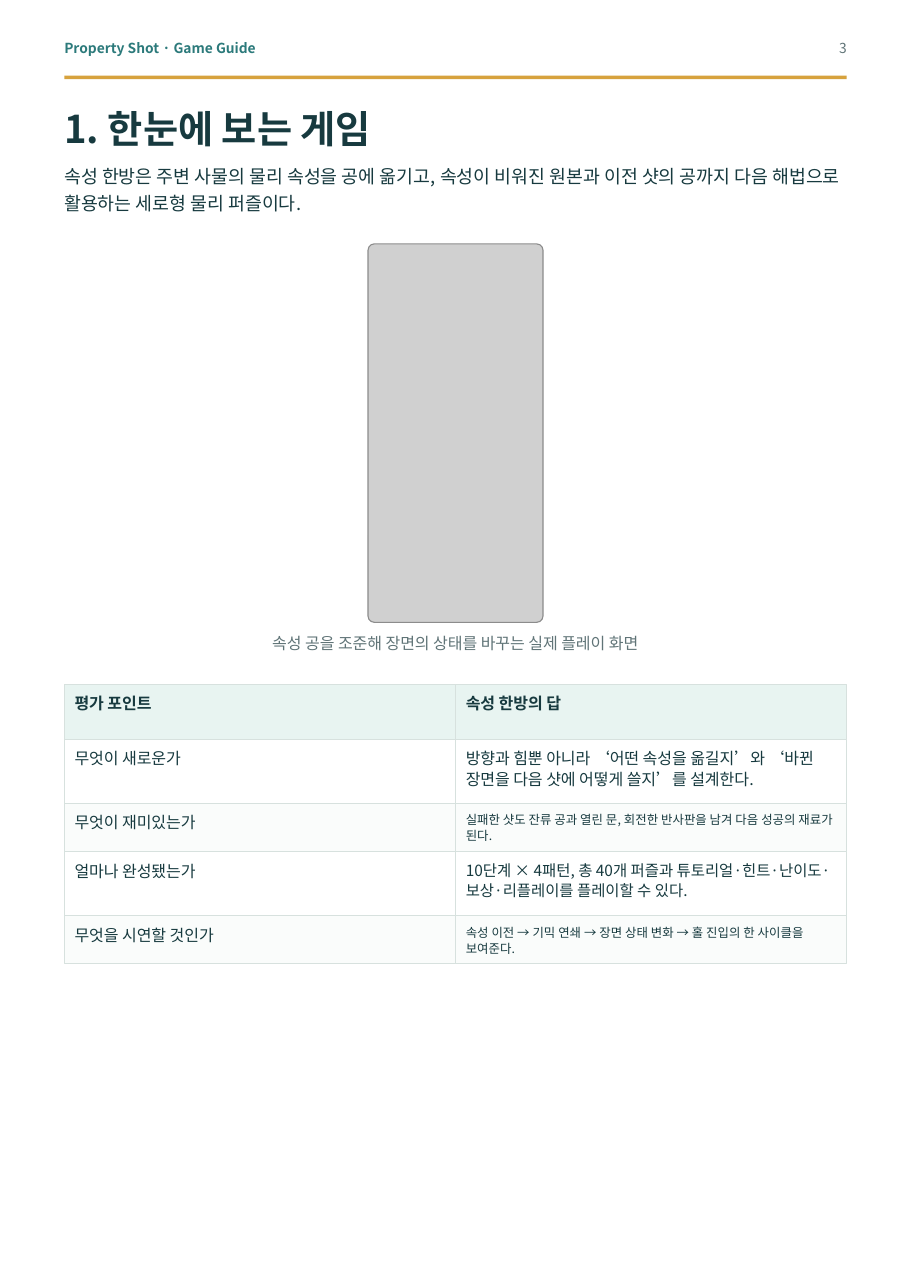
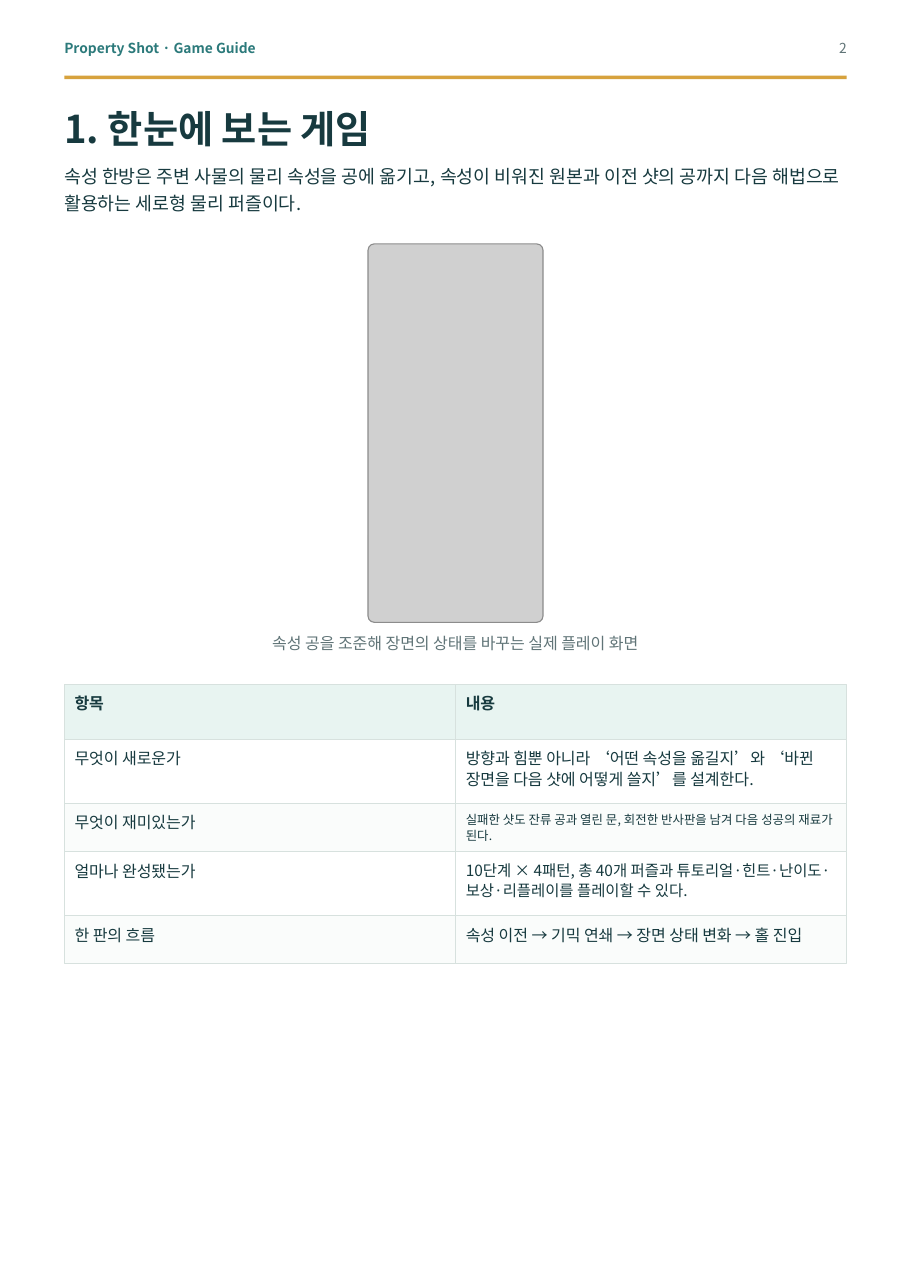
Before and after one commit to good5229/Property_shot, a slide deck: slide 2 of report/dist/property_shot_game_guide.pptx (slide 3 before the commit). Drawn at 911x1288 pixels with LibreOffice and Linux fonts; fonts in the diff are those of the drawing; grey boxes stand for pictures. Boxes give left, top, right and bottom in pixels: in the first picture for what was removed or moved away, otherwise in the second. Text is boxed around its words. In the diff, an @@ line names an element or a change of style, - is before the commit and + after.

```diff
--- a/report/dist/property_shot_game_guide.pptx
+++ b/report/dist/property_shot_game_guide.pptx
@@ text at [839, 43, 847, 53]: text changed @@
-3
+2
@@ text at [75, 695, 104, 711]: text changed @@
-평가 포인트
+항목
@@ text at [466, 695, 495, 711]: text changed @@
-속성 한방의 답
+내용
@@ text at [75, 927, 155, 943]: text changed @@
-무엇을 시연할 것인가
+한 판의 흐름
@@ text at [466, 927, 802, 943]: text changed; size 8.1 to 10.5 pt @@
-속성 이전 → 기믹 연쇄 → 장면 상태 변화 → 홀 진입의 한 사이클을 보여준다.
+속성 이전 → 기믹 연쇄 → 장면 상태 변화 → 홀 진입
```
Also in this commit, not shown: 11 other slides changed, 3 slides removed, 12 other files.
